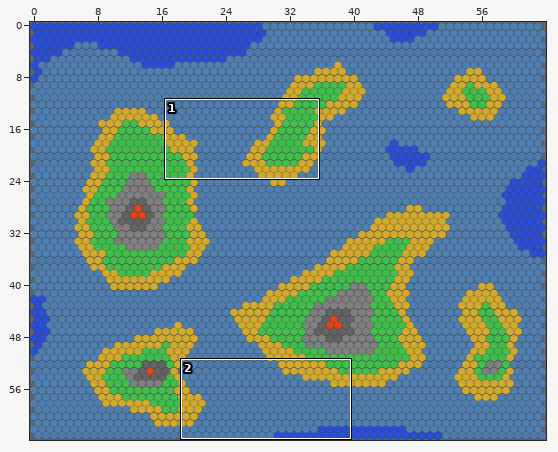
An edit to a level. Tiled map, android/assets/hex/hex-map.tmx. Above: a wide view before the commit, with the close-up outlined.
Close-up. Old version:
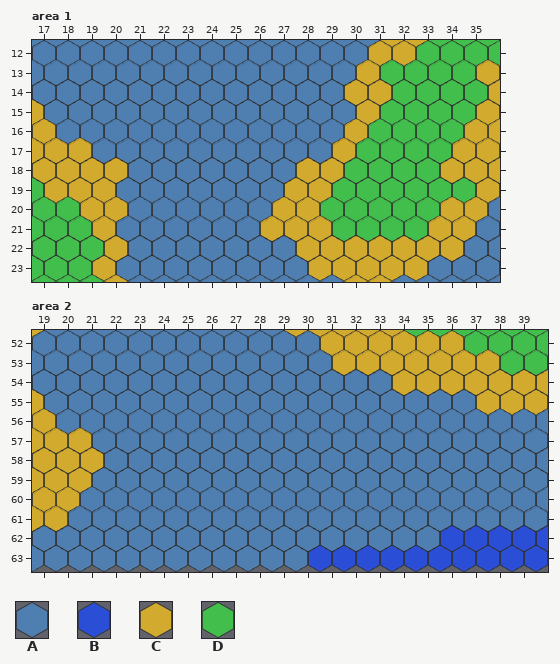
Cells are 32x36 px. Hexagonal. Every second row is shifted by half a cell. Shown: area 1 x 17..35, y 12..23; area 2 x 19..39, y 52..63. The commit also changed other parts of the map, which this record leaves out.
Key: from "hex": A 0, B 1, C 2, D 3.
_ is an empty cell.
Layer "Tile Layer 1" before, area 1, first column x 17:
12 AAAAAAAAAAAAAACCDDD
13 AAAAAAAAAAAAACDDDDC
14 AAAAAAAAAAAAACCDDDD
15 AAAAAAAAAAAAACDDDDC
16 CAAAAAAAAAAAACDDDDC
17 CCAAAAAAAAAACDDDDCC
18 CCCCAAAAAAACCDDDDCC
19 CCCAAAAAAACCDDDDDDC
20 DDCCAAAAAACCDDDDDCC
21 DDCAAAAAACCCDDDDCCA
22 DDDCAAAAAAACCCCCCCA
23 DDCAAAAAAAACCCCCAAA
Layer "Tile Layer 1" before, area 2, first column x 19:
52 AAAAAAAAAAAACCCCCCDDD
53 AAAAAAAAAAAACCCCCCCDD
54 AAAAAAAAAAAAAAACCCCCC
55 AAAAAAAAAAAAAAAAAACCC
56 CAAAAAAAAAAAAAAAAAAAA
57 CCAAAAAAAAAAAAAAAAAAA
58 CCCAAAAAAAAAAAAAAAAAA
59 CCAAAAAAAAAAAAAAAAAAA
60 CCAAAAAAAAAAAAAAAAAAA
61 CAAAAAAAAAAAAAAAAAAAA
62 AAAAAAAAAAAAAAAAABBBB
63 AAAAAAAAAAABBBBBBBBBB
And afterwards:
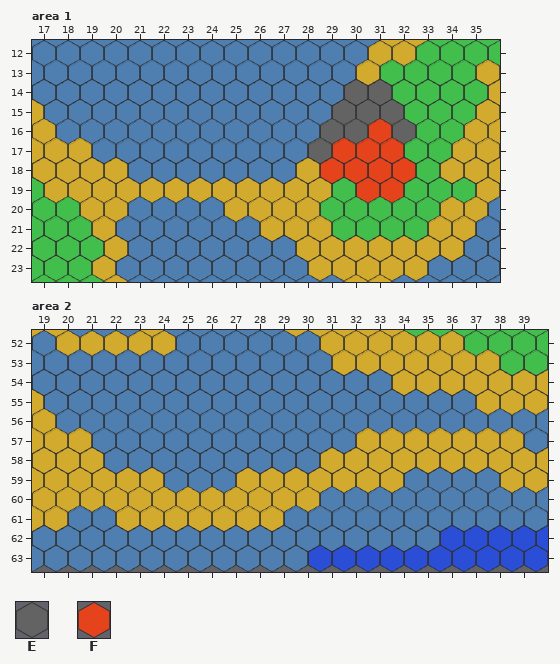
Further tiles: from "hex": E 5, F 7.
From old to new:
Layer "Tile Layer 1", area 1:
Tile C replaces tile A in row 19 at x 20 to 26; in row 20 at x 25 to 26.
Tile E replaces tile A in rows 15 to 16 at x 29; in row 17 at x 28.
Tile E replaces tile C in row 14 at x 30 to 31; in rows 15 to 16 at x 30.
Tile E replaces tile D in row 15 at x 31; in row 16 at x 32.
Tile F replaces tile C in rows 17 to 18 at x 29.
Tile F replaces tile D in row 16 at x 31; in row 17 at x 30 to 31; in row 18 at x 30 to 32; in row 19 at x 30 to 31.
Layer "Tile Layer 1", area 2:
Tile C replaces tile A in row 52 at x 20 to 24; in row 57 at x 32 to 38; in row 58 at x 31 to 39; in row 59 at x 21 to 23, 27 to 33 and 38 to 39; in row 60 at x 21 to 30; in row 61 at x 22 to 28.
Pixel boxes of the changes (left, top, right, bottom) in both close-ups:
changed: (308, 80, 416, 203)
changed: (116, 178, 284, 222)
changed: (56, 330, 176, 356)
changed: (80, 428, 548, 531)
